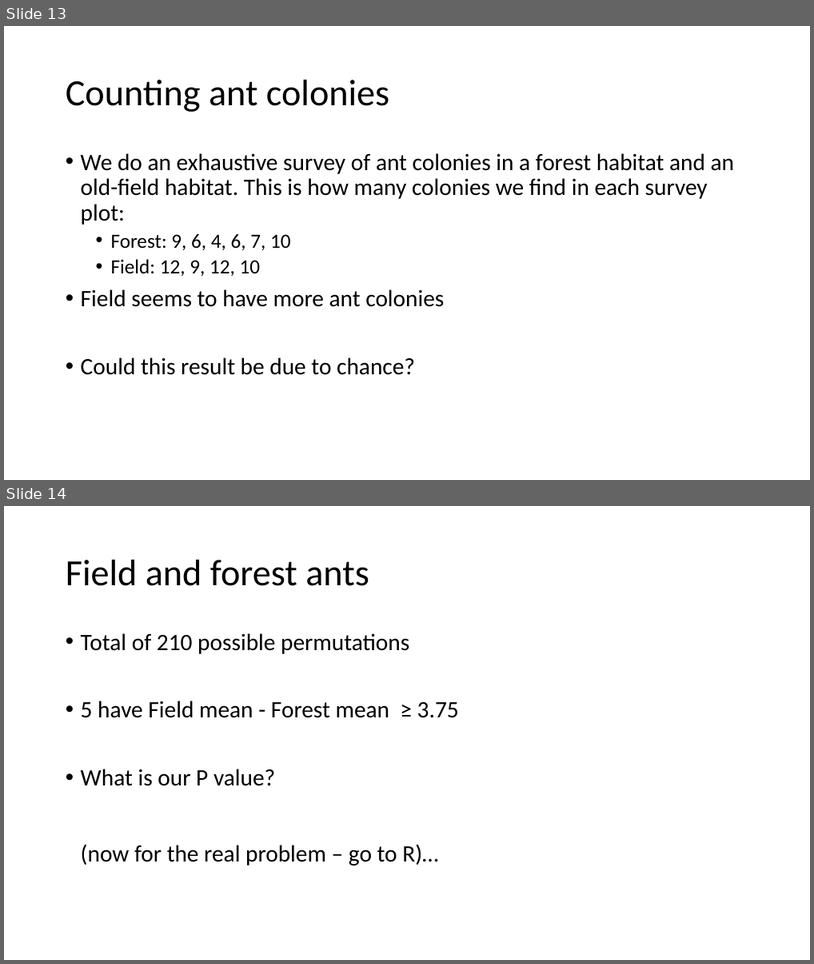
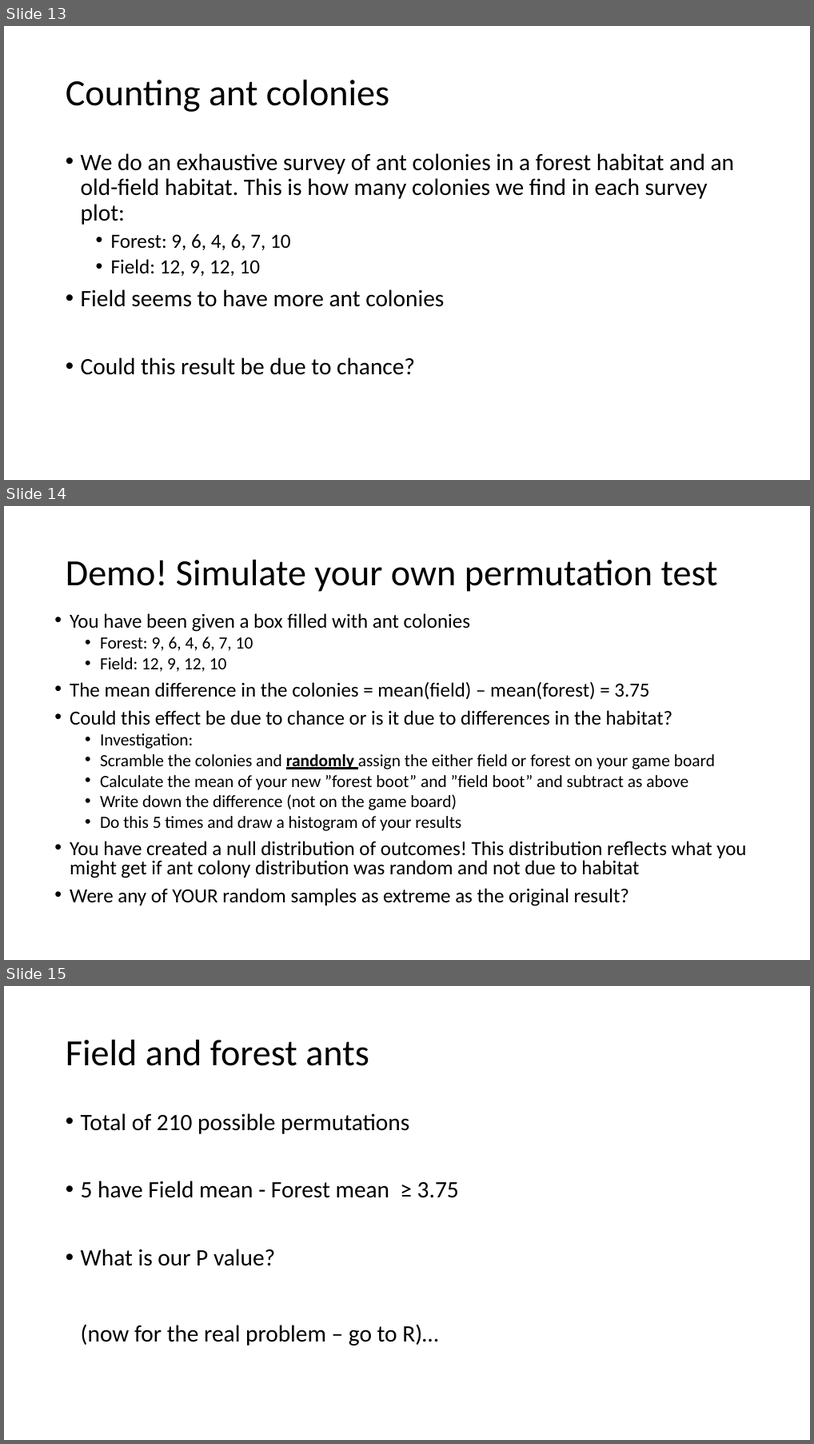
Before and after one commit to VTQuantMethodsEEB/klangwig, a slide deck: lectures/week_5_tests/le_5_tests.pptx. Shown one above the other, each under a label of ours: slides 13 and 14 before the commit, slides 13, 14 and 15 after it. The pictures are 814x964 and 814x1444 pixels, drawn with LibreOffice and Linux fonts; fonts in the diff are those of the drawing. Boxes give left, top, right and bottom in pixels: in the first picture for what was removed or moved away, otherwise in the second. Text is boxed around its words. In the diff, an @@ line names an element or a change of style, - is before the commit and + after.

Commit message:
updated

```diff
--- a/lectures/week_5_tests/le_5_tests.pptx
+++ b/lectures/week_5_tests/le_5_tests.pptx
@@ slide 14 added at (4, 506, 810, 960), background #FFFFFF @@
@@ title added at (66, 560, 718, 592), 44 pt, text #000000 @@
+Demo! Simulate your own permutation test
@@ text added at (70, 613, 746, 906), 23.8 pt, text #000000 @@
+• You have been given a box filled with ant colonies
+  • Forest: 9, 6, 4, 6, 7, 10
+  • Field: 12, 9, 12, 10
+• The mean difference in the colonies = mean(field) – mean(forest) = 3.75
+• Could this effect be due to chance or is it due to differences in the habitat?
+  • Investigation:
+  • Scramble the colonies and randomly assign the either field or forest on your game board
+  • Calculate the mean of your new ”forest boot” and ”field boot” and subtract as above
+  • Write down the difference (not on the game board)
+  • Do this 5 times and draw a histogram of your results
+• You have created a null distribution of outcomes! This distribution reflects what you might get if ant colony distribution was random and not due to habitat
+• Were any of YOUR random samples as extreme as the original result?
@@ what was slide 14 is now slide 15 @@
```
